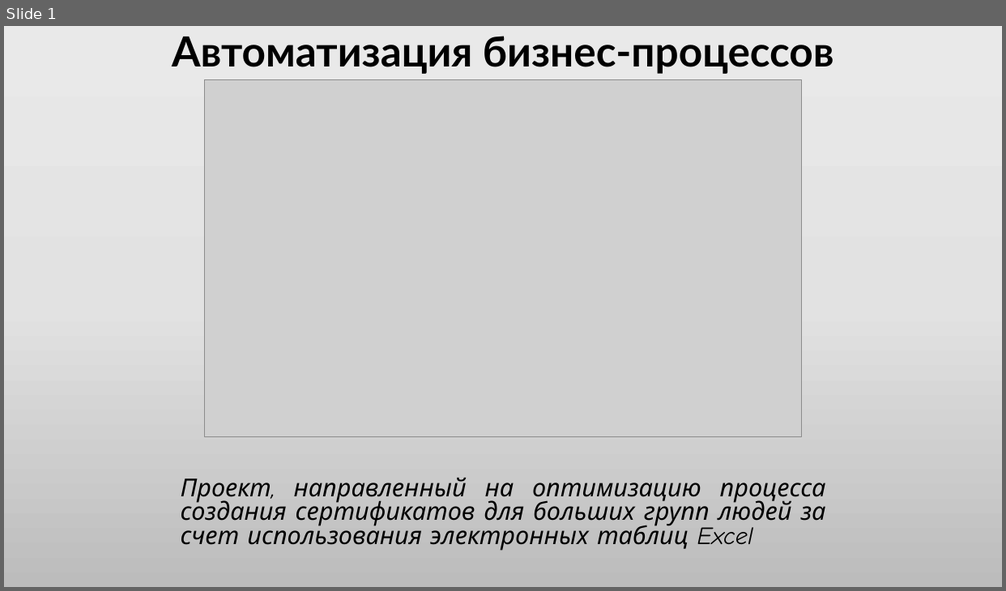
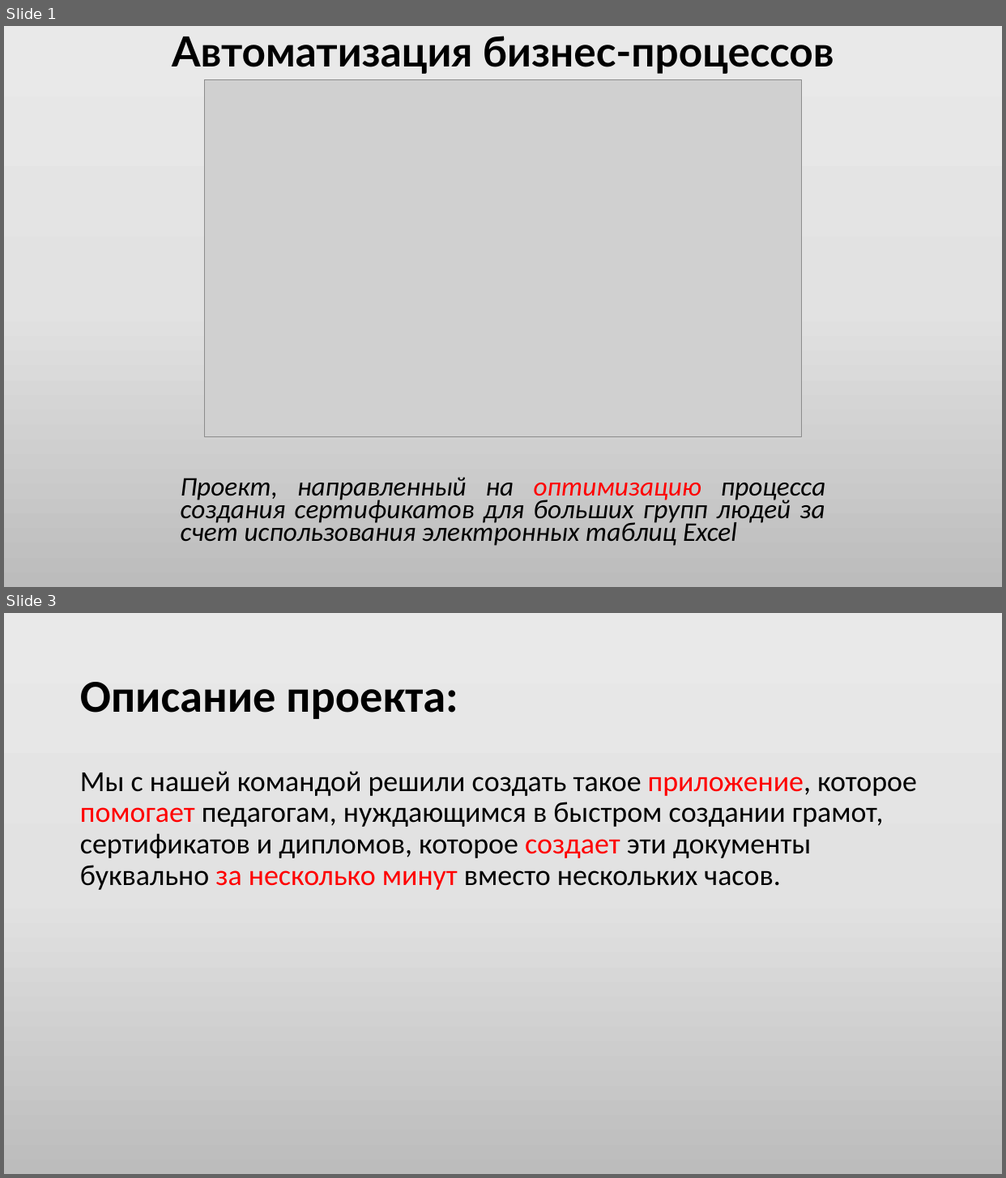
Before and after one commit to CyberBro9/aobp, a slide deck: ikar.pptx. Shown one above the other, each under a label of ours: slide 1 before the commit, slides 1 and 3 after it; the slides between them are not shown. The pictures are 1006x591 and 1006x1178 pixels, drawn with LibreOffice and Linux fonts; fonts in the diff are those of the drawing; grey boxes stand for pictures. Boxes give left, top, right and bottom in pixels: in the first picture for what was removed or moved away, otherwise in the second. Text is boxed around its words. In the diff, an @@ line names an element or a change of style, - is before the commit and + after.

```diff
--- a/ikar.pptx
+++ b/ikar.pptx
@@ slide 3 added at [4, 613, 1002, 1174], background gradient #EBEAEA to #E4E3E3 to #BDBCBC @@
@@ title added at [80, 682, 458, 719], 44 pt, text #000000, bold @@
+Описание проекта:
@@ text added at [80, 771, 917, 890], 28 pt, text #000000 @@
+Мы с нашей командой решили создать такое приложение, которое помогает педагогам, нуждающимся в быстром создании грамот, сертификатов и дипломов, которое создает эти документы буквально за несколько минут вместо нескольких часов.
@@ slide 1 changed as well @@
@@ subtitle "Проект, направленный на оптимизацию процесса ..." at [181, 477, 825, 546]: size 23.8 to 25.9 pt, font Comic Neue to Calibri; text colour #000000 to #FF0000 in "оптимизацию"; line spacing 0.8 to 0.7 @@
```
Also in this commit, not shown: 2 other slides added.
